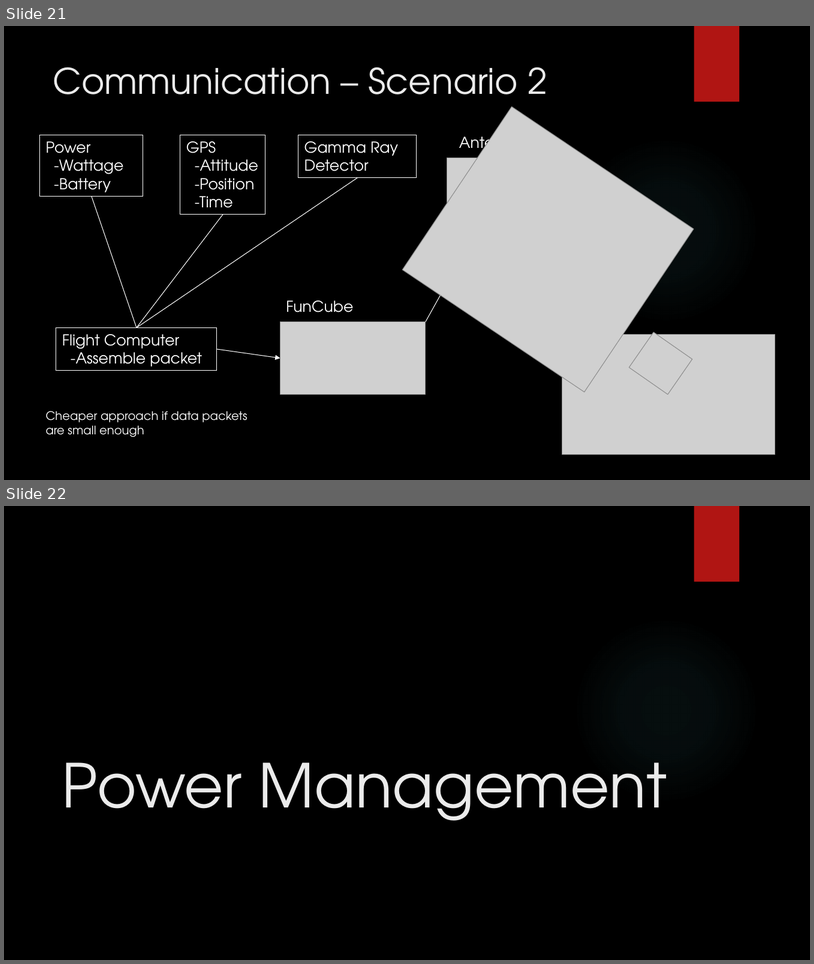
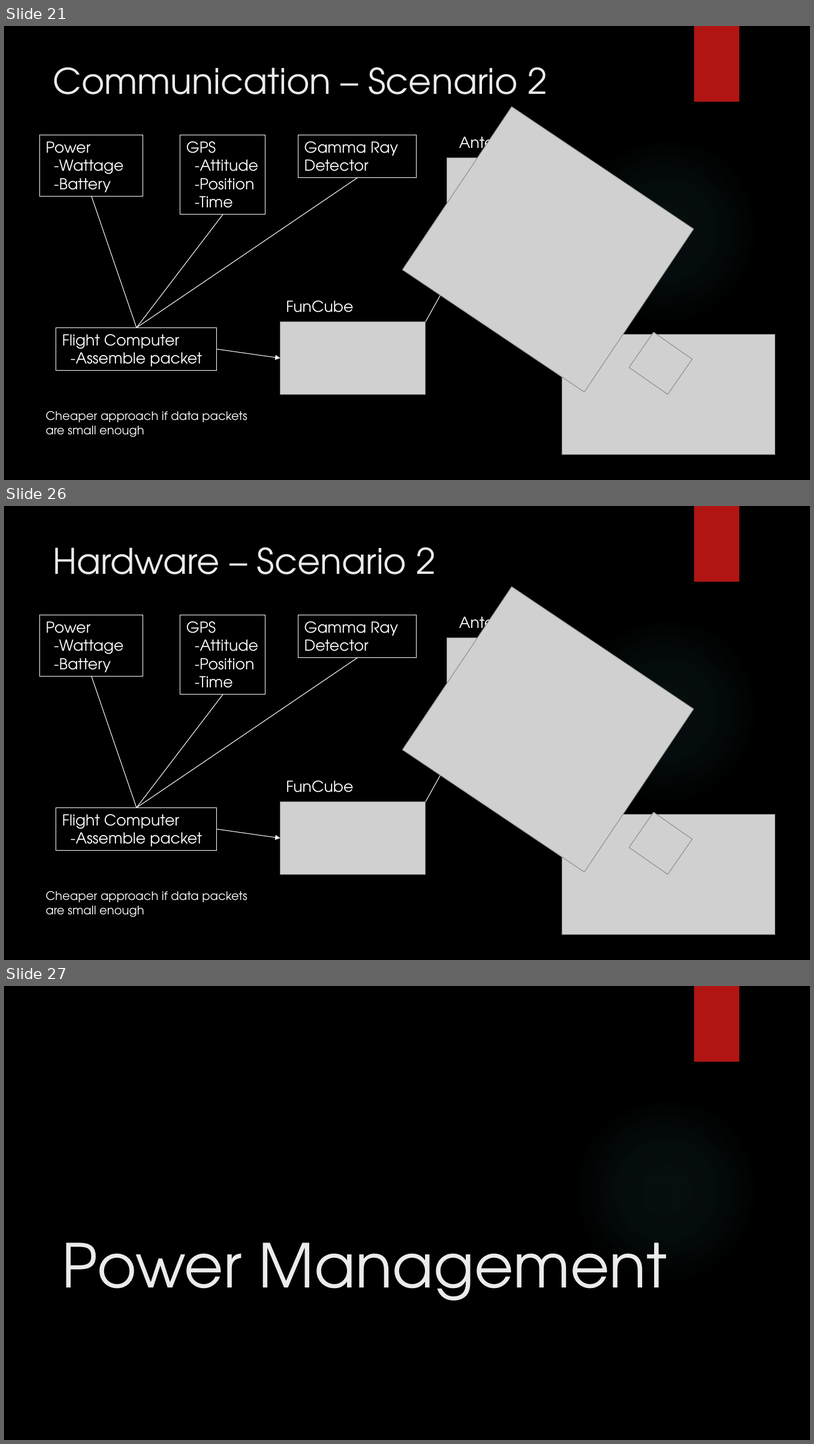
Before and after one commit to HASP-UMN/CubeSat, a slide deck: Presentations/PDR_Presentation.pptx. Shown one above the other, each under a label of ours: slides 21 and 22 before the commit, slides 21, 26 and 27 after it; the slides between them are not shown. The pictures are 814x964 and 814x1444 pixels, drawn with LibreOffice and Linux fonts; fonts in the diff are those of the drawing; grey boxes stand for pictures; background and template pictures are left out. Boxes give left, top, right and bottom in pixels: in the first picture for what was removed or moved away, otherwise in the second. Text is boxed around its words. In the diff, an @@ line names an element or a change of style, - is before the commit and + after.

```diff
--- a/Presentations/PDR_Presentation.pptx
+++ b/Presentations/PDR_Presentation.pptx
@@ slide 26 added at [4,506,810,960], background picture (left out); not listed: 2 template elements that a slide beside it also shows @@
@@ title added at [53,547,437,574], 42 pt, text #EBEBEB @@
+Hardware – Scenario 2
@@ picture added at [403,586,695,872] @@
@@ text added at [459,612,523,635], 18 pt, text #FFFFFF @@
+Antenna
@@ rectangle added at [39,615,143,676], outline #FFFFFF 0.75 pt, 18 pt, text #FFFFFF @@
+Power
+-Wattage
+-Battery
@@ rectangle added at [180,615,266,694], outline #FFFFFF 0.75 pt, 18 pt, text #FFFFFF @@
+GPS
+-Attitude
+-Position
+-Time
@@ rectangle added at [299,615,417,658], outline #FFFFFF 0.75 pt, 18 pt, text #FFFFFF @@
+Gamma Ray Detector
@@ picture added at [447,637,551,738] @@
@@ line added from (358, 658) to (137, 807), #FFFFFF 0.75 pt @@
@@ line added from (92, 676) to (137, 807), #FFFFFF 0.75 pt @@
@@ line added from (223, 694) to (137, 807), #FFFFFF 0.75 pt @@
@@ arrow added from (426, 802) to (463, 735), #FFFFFF 0.75 pt @@
@@ text added at [286,780,353,792], 18 pt, text #FFFFFF @@
+FunCube
@@ rectangle added at [56,807,217,850], outline #FFFFFF 0.75 pt, 18 pt, text #FFFFFF @@
+Flight Computer
+-Assemble packet
@@ picture added at [281,802,426,874] @@
@@ arrow added from (217, 829) to (281, 838), #FFFFFF 0.75 pt @@
@@ picture added at [563,814,776,934] @@
@@ picture added at [630,812,693,874] @@
@@ text added at [46,891,247,917], 14 pt, text #FFFFFF @@
+Cheaper approach if data packets are small enough
@@ what was slide 22 is now slide 27 @@
```
Also in this commit, not shown: 4 other slides added.
